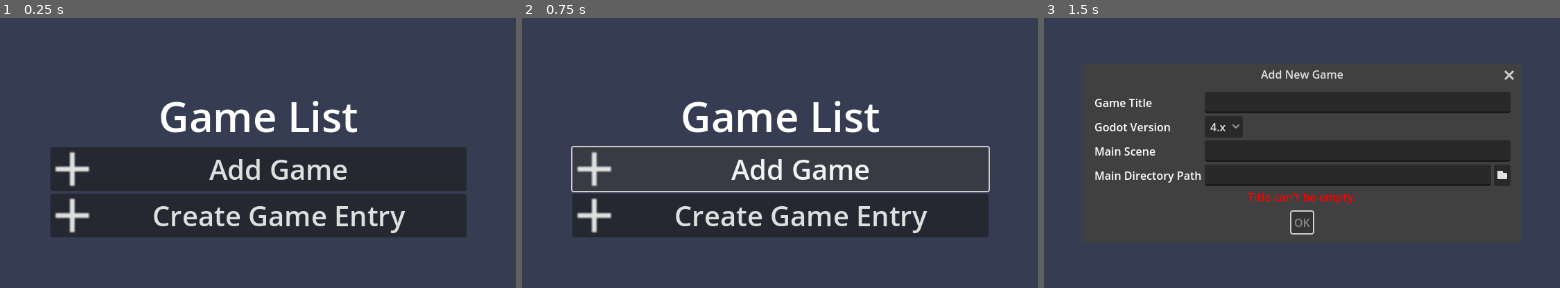
Above: before the commit, frames 1-3 (left to right).
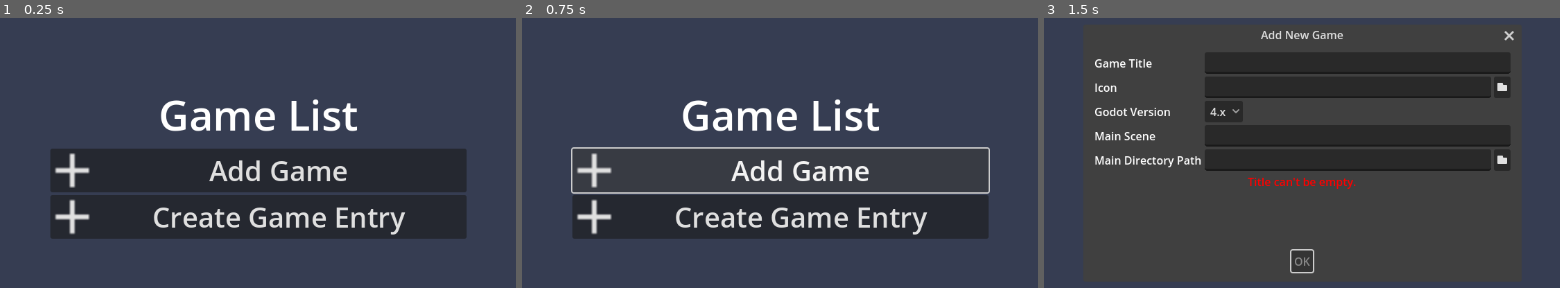
Above: after the commit, the same moments.

Repository: KoBeWi/Godot-Universal-Mod-Manager
Game: Godot game, scene res://Scenes/Main.tscn
Two runs of this game, one before a commit and one after it. Both use one fixed random seed, a clock stepped at 60 frames per second and the inputs below.
Inputs:
- Up to frame 1 (0.25 s): no input
- Up to frame 2 (0.75 s): click "Add Game" at 0.5 s
- Up to frame 3 (1.5 s): click "Create Game Entry" at 1.25 s

The runs differ from the first frame. In frame 1, 4.4% of the frame differs, in the area x 9-91%, y 30-82%; in frame 2, 5.6%; in frame 3, 8.3%, in the area x 9-92%, y 4-95%.

Commit message:
More game list work

Diff:
--- a/Data/GameDescriptior.gd
+++ /dev/null
@@ -1,8 +0,0 @@
-extends RefCounted
-
-var title: String
-var godot_version: String
-var main_scene: String
-
-func load_data(path: String):
-	pass
--- /dev/null
+++ b/Data/GameDescriptor.gd
@@ -0,0 +1,19 @@
+extends RefCounted
+
+var title: String
+var godot_version: String
+var main_scene: String
+
+func load_data(path: String):
+	var config_file := ConfigFile.new()
+	config_file.load(path.path_join("game.cfg"))
+	title = config_file.get_value("Godot Game", "title")
+	godot_version = config_file.get_value("Godot Game", "godot_version")
+	main_scene = config_file.get_value("Godot Game", "main_scene")
+
+func save_data(path: String):
+	var config_file := ConfigFile.new()
+	config_file.set_value("Godot Game", "title", title)
+	config_file.set_value("Godot Game", "godot_version", godot_version)
+	config_file.set_value("Godot Game", "main_scene", main_scene)
+	config_file.save(path.path_join("game.cfg"))
--- a/Data/ModDescriptor.gd
+++ b/Data/ModDescriptor.gd
@@ -4,6 +4,7 @@
 var name: String
 var description: String
 var version: String
+var dependencies: PackedStringArray
 
 func load_data(path: String):
 	pass
--- /dev/null
+++ b/Nodes/GameEntry.gd
@@ -0,0 +1,10 @@
+extends PanelContainer
+
+func set_game(entry_path: String):
+	var entry := preload("res://Data/GameDescriptor.gd").new()
+	entry.load_data(entry_path)
+
+	%Title.text = entry.title
+
+	var image := Image.load_from_file(entry_path.path_join("icon.png"))
+	%Icon.texture = ImageTexture.create_from_image(image)
--- a/Nodes/GameEntry.tscn
+++ b/Nodes/GameEntry.tscn
@@ -1,21 +1,32 @@
-[gd_scene format=3 uid="uid://cby1pndqgyn3p"]
+[gd_scene load_steps=2 format=3 uid="uid://cby1pndqgyn3p"]
+
+[ext_resource type="Script" path="res://Nodes/GameEntry.gd" id="1_t476h"]
 
 [node name="GameEntry" type="PanelContainer"]
 custom_minimum_size = Vector2(600, 0)
 offset_bottom = 96.0
+script = ExtResource("1_t476h")
 
 [node name="HBoxContainer" type="HBoxContainer" parent="."]
 layout_mode = 2
 
-[node name="TextureRect" type="TextureRect" parent="HBoxContainer"]
+[node name="CenterContainer" type="CenterContainer" parent="HBoxContainer"]
 custom_minimum_size = Vector2(96, 96)
 layout_mode = 2
+
+[node name="Icon" type="TextureRect" parent="HBoxContainer/CenterContainer"]
+unique_name_in_owner = true
+custom_minimum_size = Vector2(80, 80)
+layout_mode = 2
+expand_mode = 1
+stretch_mode = 5
 
 [node name="VBoxContainer" type="VBoxContainer" parent="HBoxContainer"]
 layout_mode = 2
 size_flags_horizontal = 3
 
-[node name="Label" type="Label" parent="HBoxContainer/VBoxContainer"]
+[node name="Title" type="Label" parent="HBoxContainer/VBoxContainer"]
+unique_name_in_owner = true
 layout_mode = 2
 theme_override_font_sizes/font_size = 40
 text = "Title"
--- a/Scenes/Main.gd
+++ b/Scenes/Main.gd
@@ -1,7 +1,23 @@
 extends VBoxContainer
+
+const GAME_ENTRIES_FILE = "user://game_list.txt"
 
 enum {DIRECTORY_CREATE_GAME, DIRECTORY_ADD_GAME, DIRECTORY_ADD_DESCRIPTIOR}
 var directory_mode: int = -1
+
+var icon_formats := ["png", "jpg"]
+
+var games: Array
+
+func _ready() -> void:
+	var game_entries := FileAccess.open(GAME_ENTRIES_FILE, FileAccess.READ)
+	if game_entries:
+		games = str_to_var(game_entries.get_as_text())
+
+	for game in games:
+		var entry = preload("res://Nodes/GameEntry.tscn").instantiate()
+		%GameList.add_child(entry)
+		entry.set_game(game.entry_path)
 
 func on_create_game_entry() -> void:
 	%CreateTitle.clear()
@@ -14,7 +30,17 @@
 func validate_create() -> void:
 	if %CreateTitle.text.is_empty():
 		set_create_error("Title can't be empty.")
+		## TODO: czy unikalne?
 		return
+
+	if not %CreateIcon.text.is_empty():
+		if not %CreateIcon.text.get_extension() in icon_formats:
+			set_create_error("Icon format invalid. Supported extensions: %s" % icon_formats)
+			return
+
+		if not FileAccess.file_exists(%CreateIcon.text):
+			set_create_error("Icon file does not exist.")
+			return
 
 	if %CreateScene.text.is_empty():
 		set_create_error("Scene can't be empty.")
@@ -38,8 +64,14 @@
 	%CreateError.text = error
 	$CreateGame.get_ok_button().disabled = not error.is_empty()
 
+func create_pick_icon() -> void:
+	## zbugowane
+	$FileDialog.mode = FileDialog.FILE_MODE_OPEN_FILE
+	$FileDialog.popup_centered_ratio(0.4)
+
 func create_pick_directory() -> void:
 	directory_mode = DIRECTORY_CREATE_GAME
+	$FileDialog.mode = FileDialog.FILE_MODE_OPEN_DIR
 	$FileDialog.popup_centered_ratio(0.4)
 
 func on_directory_selected(dir: String) -> void:
@@ -47,5 +79,26 @@
 		DIRECTORY_CREATE_GAME:
 			%CreateDirectory.text = dir
 
+func on_file_selected(path: String) -> void:
+	%CreateIcon.text = path
+
 func create_game_entry() -> void:
-	pass # Replace with function body.
+	var entry := preload("res://Data/GameDescriptor.gd").new()
+	entry.title = %CreateTitle.text
+	entry.godot_version = %CreateVersion.get_item_text(%CreateVersion.selected)
+	entry.main_scene = %CreateScene.text
+
+	var game_path: String = "user://Games/" + %CreateTitle.text.validate_filename()
+	DirAccess.make_dir_recursive_absolute(game_path)
+	entry.save_data(game_path)
+
+	if not %CreateIcon.text.is_empty():
+		DirAccess.copy_absolute(%CreateIcon.text, game_path.path_join("icon." + %CreateIcon.text.get_extension()))
+
+	add_game_entry(game_path, %CreateDirectory.text)
+
+func add_game_entry(entry_path: String, game_path: String):
+	games.append({entry_path = entry_path, game_path = game_path})
+
+	var game_entries := FileAccess.open(GAME_ENTRIES_FILE, FileAccess.WRITE)
+	game_entries.store_string(var_to_str(games))
--- a/Scenes/Main.tscn
+++ b/Scenes/Main.tscn
@@ -24,6 +24,10 @@
 [node name="VBoxContainer" type="VBoxContainer" parent="."]
 layout_mode = 2
 size_flags_horizontal = 4
+
+[node name="GameList" type="VBoxContainer" parent="VBoxContainer"]
+unique_name_in_owner = true
+layout_mode = 2
 
 [node name="Button" type="Button" parent="VBoxContainer"]
 custom_minimum_size = Vector2(600, 0)
@@ -64,6 +68,22 @@
 unique_name_in_owner = true
 layout_mode = 2
 size_flags_horizontal = 3
+
+[node name="Label5" type="Label" parent="CreateGame/VBoxContainer2/VBoxContainer"]
+layout_mode = 2
+text = "Icon"
+
+[node name="HBoxContainer2" type="HBoxContainer" parent="CreateGame/VBoxContainer2/VBoxContainer"]
+layout_mode = 2
+
+[node name="CreateIcon" type="LineEdit" parent="CreateGame/VBoxContainer2/VBoxContainer/HBoxContainer2"]
+unique_name_in_owner = true
+layout_mode = 2
+size_flags_horizontal = 3
+
+[node name="Button" type="Button" parent="CreateGame/VBoxContainer2/VBoxContainer/HBoxContainer2"]
+layout_mode = 2
+icon = ExtResource("3_76pst")
 
 [node name="Label2" type="Label" parent="CreateGame/VBoxContainer2/VBoxContainer"]
 layout_mode = 2
@@ -112,6 +132,7 @@
 layout_mode = 2
 theme_override_colors/font_color = Color(1, 0, 0, 1)
 horizontal_alignment = 1
+autowrap_mode = 2
 
 [node name="FileDialog" type="FileDialog" parent="."]
 title = "Open a Directory"
@@ -122,7 +143,10 @@
 [connection signal="pressed" from="VBoxContainer/Button2" to="." method="on_create_game_entry"]
 [connection signal="confirmed" from="CreateGame" to="." method="create_game_entry"]
 [connection signal="text_changed" from="CreateGame/VBoxContainer2/VBoxContainer/CreateTitle" to="." method="validate_create" unbinds=1]
+[connection signal="text_changed" from="CreateGame/VBoxContainer2/VBoxContainer/HBoxContainer2/CreateIcon" to="." method="validate_create" unbinds=1]
+[connection signal="pressed" from="CreateGame/VBoxContainer2/VBoxContainer/HBoxContainer2/Button" to="." method="create_pick_icon"]
 [connection signal="text_changed" from="CreateGame/VBoxContainer2/VBoxContainer/CreateScene" to="." method="validate_create" unbinds=1]
 [connection signal="text_changed" from="CreateGame/VBoxContainer2/VBoxContainer/HBoxContainer/CreateDirectory" to="." method="validate_create" unbinds=1]
 [connection signal="pressed" from="CreateGame/VBoxContainer2/VBoxContainer/HBoxContainer/Button" to="." method="create_pick_directory"]
 [connection signal="dir_selected" from="FileDialog" to="." method="on_directory_selected"]
+[connection signal="file_selected" from="FileDialog" to="." method="on_file_selected"]
Not shown, changed: TODO.txt
